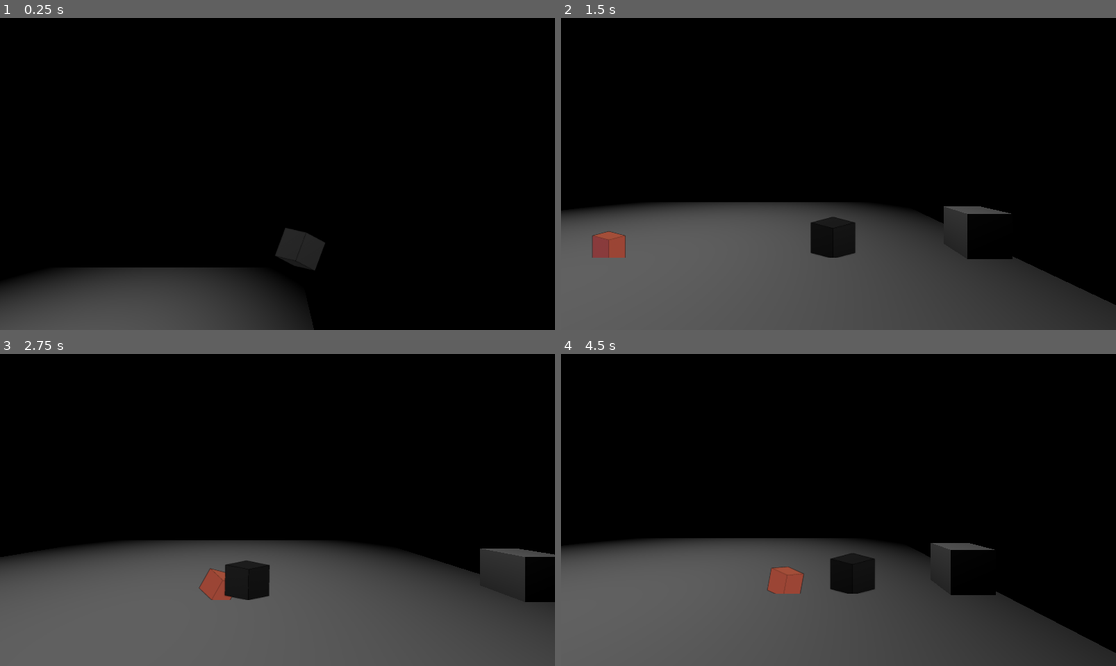
Above: before the commit, frames 1-4 (two rows, left to right).
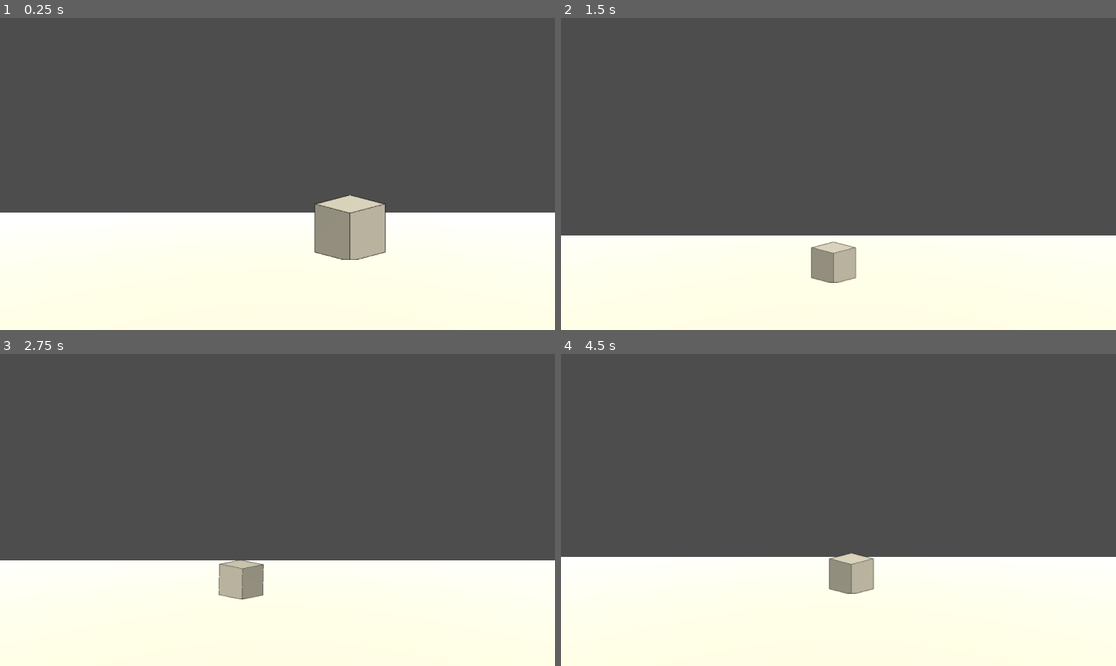
Above: after the commit, the same moments.

Repository: GyssRus/diplom
Game: Godot game, scene res://scene/level.tscn
The game is run twice, just before and just after one commit, with the same random seed, the same clock (stepped at 60 frames per second) and the same inputs.
Inputs (mouse positions are in pixels of both pictures, inside the frame that each line leads up to):
- Up to frame 1 (0.25 s): no input
- Up to frame 2 (1.5 s): tap Enter (ui_accept) at 0.5, 0.77 s; move the mouse to (960, 158) at 0.52 s; hold A (a) 0.53-1.28 s; tap D (d) at 0.8, 1.35 s; move the mouse to (727, 189) at 1.27 s
- Up to frame 3 (2.75 s): tap Enter (ui_accept) at 1.52 s; tap E (e) at 1.55, 2.1 s; move the mouse to (333, 441) at 2.02 s; hold A (a) from 2.03 s (still down)
- Up to frame 4 (4.5 s): move the mouse to (810, 572) at 2.77 s; release A (a) at 2.78 s; tap A (a) at 2.85 s; tap Enter (ui_accept) at 3.02, 3.77 s; tap D (d) at 3.05 s; move the mouse to (1005, 556) at 3.52 s; hold D (d) 3.53-4.28 s; tap E (e) at 3.8, 4.35 s; move the mouse to (672, 463) at 4.27 s

The runs differ from the first frame. In frame 1, 100% of the frame differs, in the area x 0-100%, y 0-100%; in frame 2, 95%; in frame 3, 98%; in frame 4, 98%.

Commit message:
Карта
Создаю блоки карты, что да как

Diff:
--- a/project.godot
+++ b/project.godot
@@ -14,6 +14,10 @@
 run/main_scene="uid://bxvk5oncs2x00"
 config/features=PackedStringArray("4.6", "GL Compatibility")
 config/icon="res://icon.svg"
+
+[editor_plugins]
+
+enabled=PackedStringArray("res://addons/goblend/plugin.cfg")
 
 [input]
 
--- a/scene/level.tscn
+++ b/scene/level.tscn
@@ -3,58 +3,158 @@
 [ext_resource type="PackedScene" uid="uid://cw1658otjiwhx" path="res://scene/player.tscn" id="1_s4405"]
 [ext_resource type="PackedScene" uid="uid://c8lk31owsy806" path="res://scene/enemy.tscn" id="2_36wlx"]
 [ext_resource type="Script" uid="uid://cdoxwyca76j65" path="res://script/camera.gd" id="3_dmi07"]
-[ext_resource type="PackedScene" uid="uid://j7ttje6h8033" path="res://scene/weapon.tscn" id="4_7g0b6"]
-[ext_resource type="PackedScene" uid="uid://oe06q52njysy" path="res://scene/enemy_fast.tscn" id="5_ukt71"]
 
-[sub_resource type="BoxShape3D" id="BoxShape3D_j2tch"]
-size = Vector3(20, 0.2, 20)
-
-[sub_resource type="BoxMesh" id="BoxMesh_s4405"]
-size = Vector3(20, 0.2, 20)
-
-[sub_resource type="Sky" id="Sky_36wlx"]
-
-[sub_resource type="Environment" id="Environment_dmi07"]
-background_mode = 2
-sky = SubResource("Sky_36wlx")
+[sub_resource type="Environment" id="Environment_ukt71"]
+ambient_light_source = 2
+ambient_light_color = Color(0.5019608, 0.5019608, 0.5019608, 1)
+ambient_light_energy = 0.5
 
 [sub_resource type="CameraAttributesPractical" id="CameraAttributesPractical_7g0b6"]
 
 [sub_resource type="Compositor" id="Compositor_ukt71"]
 
+[sub_resource type="BoxMesh" id="BoxMesh_s4405"]
+size = Vector3(75.585, 0.2, 5.03)
+
+[sub_resource type="StandardMaterial3D" id="StandardMaterial3D_36wlx"]
+
+[sub_resource type="BoxMesh" id="BoxMesh_36wlx"]
+size = Vector3(8.47, 0.2, 11.55)
+
+[sub_resource type="StandardMaterial3D" id="StandardMaterial3D_dmi07"]
+
+[sub_resource type="BoxMesh" id="BoxMesh_dmi07"]
+size = Vector3(32.77, 0.2, 11.55)
+
+[sub_resource type="BoxMesh" id="BoxMesh_7g0b6"]
+size = Vector3(40.065, 0.2, 17.39)
+
+[sub_resource type="StandardMaterial3D" id="StandardMaterial3D_ukt71"]
+
+[sub_resource type="BoxMesh" id="BoxMesh_ismto"]
+size = Vector3(14.535, 0.955, 17.275)
+
+[sub_resource type="StandardMaterial3D" id="StandardMaterial3D_bddx0"]
+
+[sub_resource type="BoxMesh" id="BoxMesh_u2b8d"]
+size = Vector3(47.895, 0.955, 17.525)
+
+[sub_resource type="StandardMaterial3D" id="StandardMaterial3D_aw33w"]
+
+[sub_resource type="BoxMesh" id="BoxMesh_aw33w"]
+size = Vector3(27.1, 0.955, 17.525)
+
+[sub_resource type="StandardMaterial3D" id="StandardMaterial3D_ktmlt"]
+
+[sub_resource type="BoxMesh" id="BoxMesh_ukt71"]
+size = Vector3(0.235, 4.325, 18.085)
+
+[sub_resource type="StandardMaterial3D" id="StandardMaterial3D_ismto"]
+
+[sub_resource type="BoxMesh" id="BoxMesh_bddx0"]
+size = Vector3(2, 1.8, 1)
+
+[sub_resource type="StandardMaterial3D" id="StandardMaterial3D_u2b8d"]
+
+[sub_resource type="BoxMesh" id="BoxMesh_oxop7"]
+size = Vector3(31.695, 4.325, 1)
+
+[sub_resource type="StandardMaterial3D" id="StandardMaterial3D_gunnj"]
+
+[sub_resource type="BoxMesh" id="BoxMesh_j35ge"]
+size = Vector3(2.4, 1.8, 1.655)
+
+[sub_resource type="StandardMaterial3D" id="StandardMaterial3D_kfbl3"]
+
 [node name="level" type="Node3D" unique_id=504707422]
 
-[node name="Ground" type="StaticBody3D" parent="." unique_id=2088771503]
-
-[node name="CollisionShape3D" type="CollisionShape3D" parent="Ground" unique_id=441022861]
-shape = SubResource("BoxShape3D_j2tch")
-
-[node name="MeshInstance3D" type="MeshInstance3D" parent="Ground" unique_id=873585341]
-mesh = SubResource("BoxMesh_s4405")
-
 [node name="WorldEnvironment" type="WorldEnvironment" parent="." unique_id=667818630]
-environment = SubResource("Environment_dmi07")
+environment = SubResource("Environment_ukt71")
 camera_attributes = SubResource("CameraAttributesPractical_7g0b6")
 compositor = SubResource("Compositor_ukt71")
 
-[node name="Camera3D" type="Camera3D" parent="." unique_id=1146000435]
-transform = Transform3D(1, 0, 0, 0, 1, 0, 0, 0, 1, 7.0136538, 7.261985, 5.356057)
+[node name="DirectionalLight3D" type="DirectionalLight3D" parent="WorldEnvironment" unique_id=951060290]
+transform = Transform3D(1, 0, 0, 0, 0.9041273, 0.4272632, 0, -0.4272632, 0.9041273, 0, -3.4076343, 0)
+light_color = Color(1, 0.9607843, 0.81960785, 1)
+light_energy = 0.8
+shadow_enabled = true
+
+[node name="levelBlock" type="StaticBody3D" parent="." unique_id=1596524641]
+
+[node name="Пол1" type="CSGMesh3D" parent="levelBlock" unique_id=1211966859]
+transform = Transform3D(1, 0, 0, 0, 1, 0, 0, 0, 1, -0.99543, 0.2, 0)
+use_collision = true
+mesh = SubResource("BoxMesh_s4405")
+material = SubResource("StandardMaterial3D_36wlx")
+
+[node name="CSGMesh3D" type="CSGMesh3D" parent="levelBlock/Пол1" unique_id=1398908164]
+transform = Transform3D(1, 0, 0, 0, 1, 0, 0, 0, 1, -42.019806, 0, 3.2797766)
+mesh = SubResource("BoxMesh_36wlx")
+material = SubResource("StandardMaterial3D_dmi07")
+
+[node name="CSGMesh3D2" type="CSGMesh3D" parent="levelBlock/Пол1" unique_id=227183425]
+transform = Transform3D(1, 0, 0, 0, 1, 0, 0, 0, 1, -9.486186, 0, 7.953636)
+mesh = SubResource("BoxMesh_dmi07")
+material = SubResource("StandardMaterial3D_dmi07")
+
+[node name="CSGMesh3D3" type="CSGMesh3D" parent="levelBlock/Пол1" unique_id=1228145927]
+transform = Transform3D(1, 0, 0, 0, 1, 0, 0, 0, 1, 57.520977, 0, 6.003771)
+mesh = SubResource("BoxMesh_7g0b6")
+material = SubResource("StandardMaterial3D_ukt71")
+
+[node name="CSGMesh3D4" type="CSGMesh3D" parent="levelBlock/Пол1" unique_id=1964954639]
+transform = Transform3D(1, 0, 0, 0, 1, 0, 0, 0, 1, 73, 0.56192786, 6)
+mesh = SubResource("BoxMesh_ismto")
+material = SubResource("StandardMaterial3D_bddx0")
+
+[node name="CSGMesh3D6" type="CSGMesh3D" parent="levelBlock/Пол1" unique_id=1873457113]
+transform = Transform3D(1, 0, 0, 0, 1, 0, 0, 0, 1, 103.60568, 0.56192786, 6)
+mesh = SubResource("BoxMesh_u2b8d")
+material = SubResource("StandardMaterial3D_aw33w")
+
+[node name="CSGMesh3D7" type="CSGMesh3D" parent="levelBlock/Пол1" unique_id=387980247]
+transform = Transform3D(1, 0, 0, 0, 1, 0, 0, 0, 1, 140.34778, 0.56192786, 6)
+mesh = SubResource("BoxMesh_aw33w")
+material = SubResource("StandardMaterial3D_ktmlt")
+
+[node name="Дверной проём" type="CSGMesh3D" parent="levelBlock/Пол1" unique_id=569650992]
+transform = Transform3D(1, 0, 0, 0, 1, 0, 0, 0, 1, 76, 3.1542912, 5.9462585)
+mesh = SubResource("BoxMesh_ukt71")
+material = SubResource("StandardMaterial3D_ismto")
+
+[node name="CSGMesh3D" type="CSGMesh3D" parent="levelBlock/Пол1/Дверной проём" unique_id=436641396]
+transform = Transform3D(1, 0, 0, 0, 1, 0, 0, 0, 1, 0, -1.2433648, -4.525646)
+operation = 2
+mesh = SubResource("BoxMesh_bddx0")
+material = SubResource("StandardMaterial3D_u2b8d")
+
+[node name="Дверной проём2" type="CSGMesh3D" parent="levelBlock/Пол1" unique_id=1293943429]
+transform = Transform3D(1, 0, 0, 0, 1, 0, 0, 0, 1, 122.02591, 3.1542912, 5.9462585)
+mesh = SubResource("BoxMesh_ukt71")
+material = SubResource("StandardMaterial3D_ismto")
+
+[node name="CSGMesh3D" type="CSGMesh3D" parent="levelBlock/Пол1/Дверной проём2" unique_id=627698852]
+transform = Transform3D(1, 0, 0, 0, 1, 0, 0, 0, 1, 0, -1.2433648, -4.525646)
+operation = 2
+mesh = SubResource("BoxMesh_bddx0")
+material = SubResource("StandardMaterial3D_u2b8d")
+
+[node name="CSGMesh3D5" type="CSGMesh3D" parent="levelBlock/Пол1" unique_id=449044947]
+transform = Transform3D(1, 0, 0, 0, 1, 0, 0, 0, 1, 137.99219, 3.2397335, -0.9986038)
+mesh = SubResource("BoxMesh_oxop7")
+material = SubResource("StandardMaterial3D_gunnj")
+
+[node name="CSGMesh3D2" type="CSGMesh3D" parent="levelBlock/Пол1/CSGMesh3D5" unique_id=173765206]
+transform = Transform3D(1, 0, 0, 0, 1, 0, 0, 0, 1, -1.1513367, -1.3288071, 0.26356697)
+operation = 2
+mesh = SubResource("BoxMesh_j35ge")
+material = SubResource("StandardMaterial3D_kfbl3")
+
+[node name="player" parent="." unique_id=1312855527 instance=ExtResource("1_s4405")]
+transform = Transform3D(1, 0, 0, 0, 1, 0, 0, 0, 1, 3.7724628, 0.8291193, 1.3294849)
+
+[node name="Camera3D" type="Camera3D" parent="." unique_id=20383762]
 script = ExtResource("3_dmi07")
 
-[node name="player" parent="." unique_id=1312855527 instance=ExtResource("1_s4405")]
-transform = Transform3D(1, 0, 0, 0, 1, 0, 0, 0, 1, 8.933891, 5.686606, 0)
-
-[node name="weapon" parent="." unique_id=785666682 instance=ExtResource("4_7g0b6")]
-transform = Transform3D(1, 0, 0, 0, 1, 0, 0, 0, 1, 9, 0.7737262, 0)
-
-[node name="enemy" parent="." unique_id=1629509823 instance=ExtResource("2_36wlx")]
-transform = Transform3D(1, 0, 0, 0, 1, 0, 0, 0, 1, -6.6550713, 1.0553615, 0)
-
-[node name="EnemyFast" parent="." unique_id=1322668938 instance=ExtResource("5_ukt71")]
-transform = Transform3D(1, 0, 0, 0, 1, 0, 0, 0, 1, 0, 0.9184215, 0)
-
-[node name="SpotLight3D" type="SpotLight3D" parent="." unique_id=986974912]
-transform = Transform3D(0.92917776, 1.6157182e-08, -0.36963323, 0.36963323, -4.061565e-08, 0.92917776, 0, -1, -4.3711392e-08, -3.2736778, 29.15269, 1.0510992)
-spot_range = 33.367207
-spot_attenuation = -0.3
-spot_angle = 38.35
+[node name="enemy" parent="." unique_id=1290964897 instance=ExtResource("2_36wlx")]
+transform = Transform3D(1, 0, 0, 0, 1, 0, 0, 0, 1, 86.45755, 2.162782, 1.329)
--- a/scene/player.tscn
+++ b/scene/player.tscn
@@ -251,4 +251,5 @@
 transform = Transform3D(1, 0, 0, 0, 1, 0, 0, 0, 1, 1.0218486, 0, 0)
 
 [node name="AttackCollision" type="CollisionShape3D" parent="AttackArea" unique_id=675721895]
+transform = Transform3D(1, 0, 0, 0, 1, 0, 0, 0, 1, 0.028501153, 0, 0)
 shape = SubResource("BoxShape3D_xo3ru")
